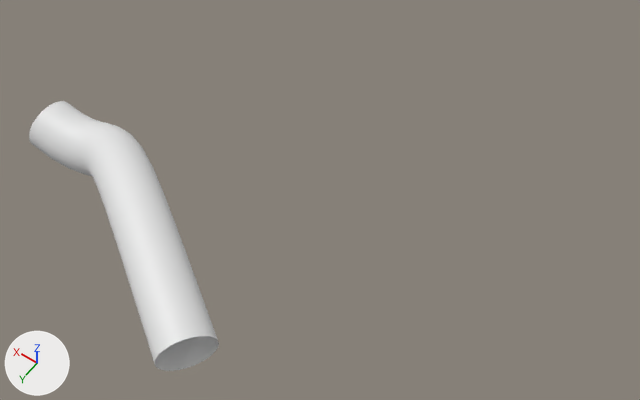
The Blender file Assets/Models/ramp2.blend, before and after one commit.
Camera for both pictures: a 50 mm camera at (-22.4, 14.7, 33.9) aimed at (-6.2, -8.1, -1.9). The lights are fixed; the arrows at lower left show +X, +Y and +Z.

The first picture shows 'BezierCurve'.
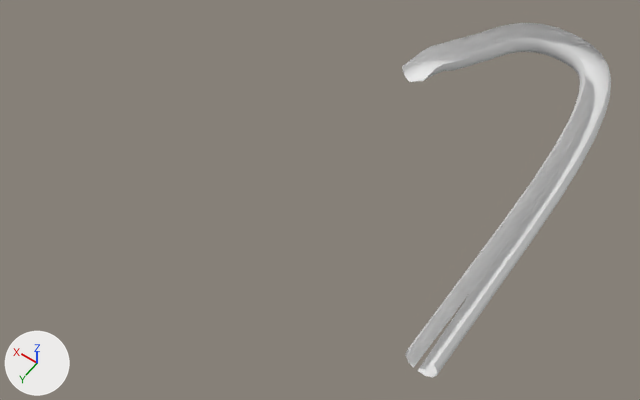
The change, as a list of edits to the scene's bpy script:
```text
Add mat_material:
    mat_material = principled_material('Material')
    mat_material.base_color = (0.8, 0.8, 0.8)  # white #e7e7e7
Add me_beziercurve:
    me_beziercurve.from_pydata(...)  # 284 vertices, 345 faces; spans x -16.7..-5.5, y -16.5..5.0, z 0.2..2.2
    me_beziercurve.polygons.foreach_set('use_smooth', [True] * 345)
    me_beziercurve.materials.append(mat_material)  # its picture is missing
Remove ob_beziercircle:
    ob_beziercircle = bpy.data.objects.new('BezierCircle', cu_beziercircle)
    ob_beziercircle.location = (0.0121, -6.535, -0.278)
    ob_beziercircle.scale = (10.4, 10.4, 10.4)
Change ob_beziercurve:
    ob_beziercurve: bpy.data.objects.new('BezierCurve', cu_beziercurve) -> bpy.data.objects.new('BezierCurve', me_beziercurve)
```

Where the change shows, as pixel boxes [x1, y1, x2, y2] in the pictures (640 x 400 px):
'BezierCurve', reshaped (10% wider, 31% taller)
    before: [29, 101, 219, 371]
    after: [402, 23, 611, 377]
